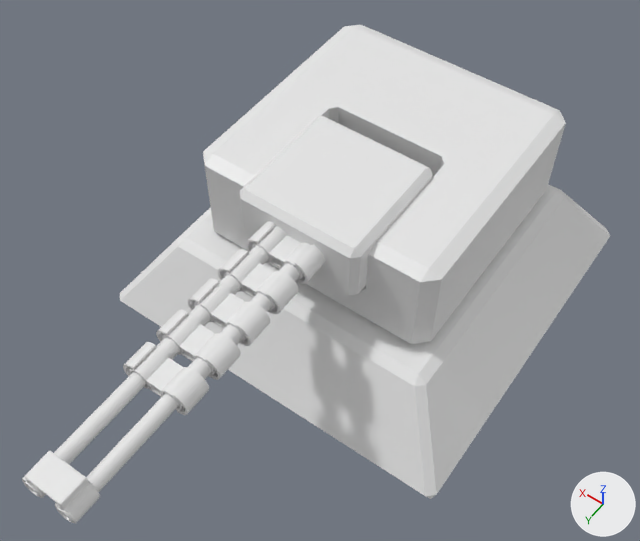
What one commit did to the Blender file Assets/Models/Turret/Turret01.blend.
Camera for both pictures: a camera (50 mm lens) standing at (-4.76, 8.17, 11.91) and looking at (0.22, 1.19, 0.95). The lights are fixed; the arrows at lower right show +X, +Y and +Z.

Before the edit, the objects in view are built like this:
```python
me_cube = bpy.data.meshes.new('Cube')
me_cube.from_pydata(...)  # a box spanning x -1.0..1.0, y -0.33..1.67, z -0.5..0.5
me_cube_001 = bpy.data.meshes.new('Cube.001')
me_cube_001.from_pydata(...)  # 42 vertices, 38 faces; spans x -2.0..2.0, y -2.19..1.81, z -0.77..0.83
me_cube_002 = bpy.data.meshes.new('Cube.002')
me_cube_002.from_pydata([(-3.11, -3.11, -0.02), (-2.22, -2.22, 1.33), (-3.11, 3.11, -0.02), (-2.22, 2.22, 1.33), (3.11, -3.11, -0.02), (2.22, -2.22, 1.33), (3.11, 3.11, -0.02), (2.22, 2.22, 1.33)], [], [(0, 1, 3, 2), (2, 3, 7, 6), (6, 7, 5, 4), (4, 5, 1, 0), (2, 6, 4, 0), (7, 3, 1, 5)])
me_cylinder_005 = bpy.data.meshes.new('Cylinder.005')
me_cylinder_005.from_pydata(...)  # 2304 vertices, 2304 faces; spans x -2.35..2.35, y -0.79..0.79, z -16.71..-2.58
ob_turret_base = bpy.data.objects.new('Turret_base', me_cube_002)
ob_turret_base.location = (0.0, 0.0, 0.0)
_m = ob_turret_base.modifiers.new('Bevel', 'BEVEL')
_m.limit_method = 'NONE'
ob_turret_gun_back = bpy.data.objects.new('Turret_gun_back', me_cylinder_005)
ob_turret_gun_back.location = (0.0, 1.5, 2.66)
ob_turret_gun_back.rotation_euler = (1.571, 0.0, 0.0)  # degrees (90, 0, 0)
ob_turret_gun_back.scale = (0.163, 0.163, 0.2)
ob_turret_gun_base = bpy.data.objects.new('Turret_gun_base', me_cube)
ob_turret_gun_base.location = (0.0, 0.43, 2.58)
_m = ob_turret_gun_base.modifiers.new('Bevel', 'BEVEL')
_m.limit_method = 'NONE'
ob_turret_top = bpy.data.objects.new('Turret_top', me_cube_001)
ob_turret_top.location = (0.0, 0.0, 2.1)
# also in view: 'Turret_gun_shield' at (0.0, 3.5, 2.66); 'Turret_gun_ring' at (0.0, 3.5, 2.66); 'Turret_gun_front' at (0.0, 5.44, 2.66); 'Turret_gun_connect' at (0.0, 6.44, 2.73)
```
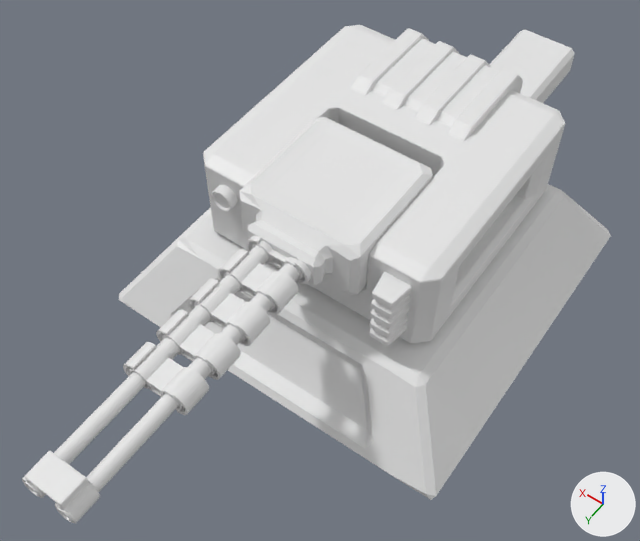
The change, as JSON lines over the scene's bpy script:
```json
{"block": "me_cube_001", "where": "# used by ob_turret_top; location = (0.0, 0.0, 2.1)"}
{"op": "remove", "block": "me_cube_001", "code": "me_cube_001.from_pydata(...)  # 42 vertices, 38 faces; spans x -2.0..2.0, y -2.19..1.81, z -0.77..0.83"}
{"op": "add", "block": "me_cube_001", "code": "me_cube_001.from_pydata(...)  # 372 vertices, 334 faces; spans x -2.0..2.0, y -2.59..2.2, z -0.77..0.95"}
{"block": "me_cube_001", "change": "me_cube_001 part 1: a new loose piece of 128 vertices spanning x 1.22..1.59, y 1.79..1.97, z 0.2..0.57"}
{"block": "me_cube_001", "change": "me_cube_001 part 2: a new loose piece of 106 vertices spanning x -1.0..1.0, y -2.59..-0.67, z -0.33..0.95"}
{"block": "me_cube_001", "change": "me_cube_001 part 3: a new loose piece of 72 vertices spanning x -1.7..-1.25, y 1.77..2.2, z -0.43..0.58"}
{"block": "me_cube_001", "change": "me_cube_001 part 4"}
{"block": "me_cube_001", "change": "2 faces are deleted"}
{"block": "me_cube_001", "change": "16 vertices are added at x -2.0..2.0, y -1.51..1.14, z -0.42..0.48"}
{"block": "me_cube_001", "change": "8 new vertices lie (0.34, 0.0, 0.0) away from vertices in x -1.92..1.58, y -1.26..0.88, z -0.33..0.39"}
{"block": "me_cube_001", "change": "26 new faces join them"}
{"block": "me_cube", "where": "# used by ob_turret_gun_base; location = (0.0, 0.43, 2.58)"}
{"op": "remove", "block": "me_cube", "code": "me_cube.from_pydata(...)  # 8 vertices, 6 faces; spans x -1.0..1.0, y -0.33..1.67, z -0.5..0.5"}
{"op": "add", "block": "me_cube", "code": "me_cube.from_pydata(...)  # 20 vertices, 18 faces; spans x -1.0..1.0, y -0.33..1.98, z -0.5..0.5"}
{"block": "me_cube", "change": "me_cube part 5"}
{"block": "me_cube", "change": "2 faces are deleted"}
{"block": "me_cube", "change": "12 vertices are added at x -0.75..0.75, y -0.08..1.98, z -0.21..0.45"}
{"block": "me_cube", "change": "14 new faces join them"}
{"block": "me_cube_002", "where": "# used by ob_turret_base; location = (0.0, 0.0, 0.0)"}
{"op": "remove", "block": "me_cube_002", "code": "me_cube_002.from_pydata(...)  # 8 vertices, 6 faces; spans x -3.11..3.11, y -3.11..3.11, z -0.02..1.33"}
{"op": "add", "block": "me_cube_002", "code": "me_cube_002.from_pydata(...)  # 36 vertices, 32 faces; spans x -3.11..3.11, y -6.4..3.11, z -0.02..1.33"}
{"block": "me_cube_002", "change": "me_cube_002 part 6: a new loose piece of 20 vertices spanning x -1.0..1.0, y -6.4..-1.39, z 0.0..1.0"}
{"block": "me_cube_002", "change": "me_cube_002 part 7"}
{"block": "me_cube_002", "change": "1 face is deleted"}
{"block": "me_cube_002", "change": "8 vertices are added at x -1.88..1.88, y 2.25..2.93, z 0.15..1.07"}
{"block": "me_cube_002", "change": "9 new faces join them"}
{"op": "add", "block": "ob_turret_top", "code": "_m = ob_turret_top.modifiers.new('Bevel', 'BEVEL')"}
{"op": "add", "block": "ob_turret_top", "code": "_m.limit_method = 'NONE'"}
```

What differs and where, as boxes [x1, y1, x2, y2] in the pictures (640 x 541 px):
```json
{"object": "Turret_base", "change": "reshaped", "before": [120, 184, 610, 499], "after": [119, 29, 611, 500]}
{"object": "Turret_top", "change": "reshaped, modifiers changed", "before": [203, 25, 566, 344], "after": [203, 25, 565, 346]}
{"object": "Turret_gun_base", "change": "reshaped", "before": [239, 116, 433, 295], "after": [239, 117, 433, 295]}
{"part": 1, "of": "me_cube_001", "change": "added", "after": [211, 185, 238, 211]}
{"part": 2, "of": "me_cube_001", "change": "added", "after": [351, 28, 523, 141]}
{"part": 3, "of": "me_cube_001", "change": "added", "after": [369, 272, 412, 346]}
{"part": 4, "of": "me_cube_001", "change": "built on", "before": [431, 125, 565, 341], "after": [430, 124, 565, 341]}
{"part": 5, "of": "me_cube", "change": "built on", "before": [239, 116, 427, 295], "after": [239, 117, 432, 291]}
{"part": 6, "of": "me_cube_002", "change": "added", "after": [489, 29, 575, 103]}
{"part": 7, "of": "me_cube_002", "change": "built on", "before": [120, 238, 425, 496], "after": [119, 238, 426, 494]}
```
